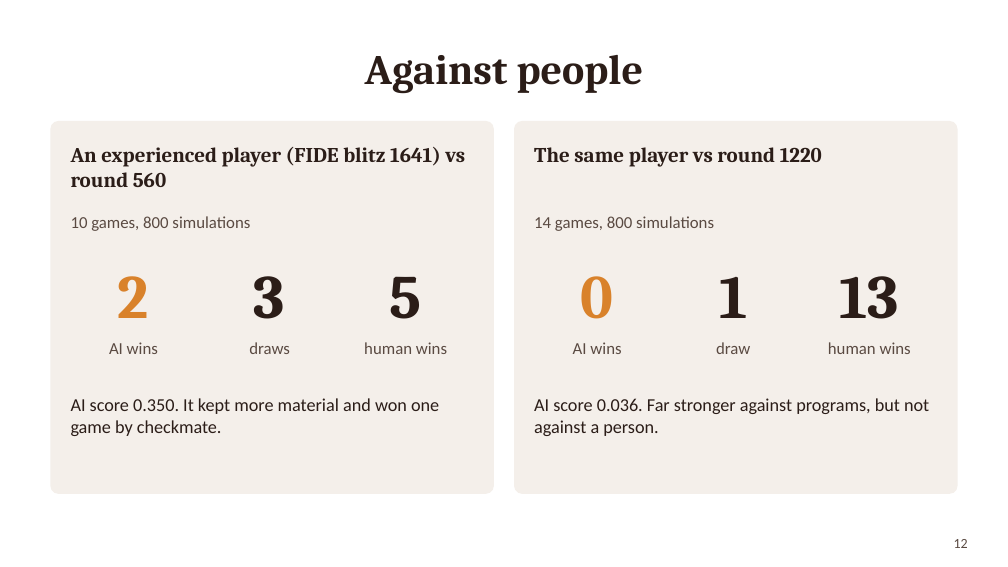
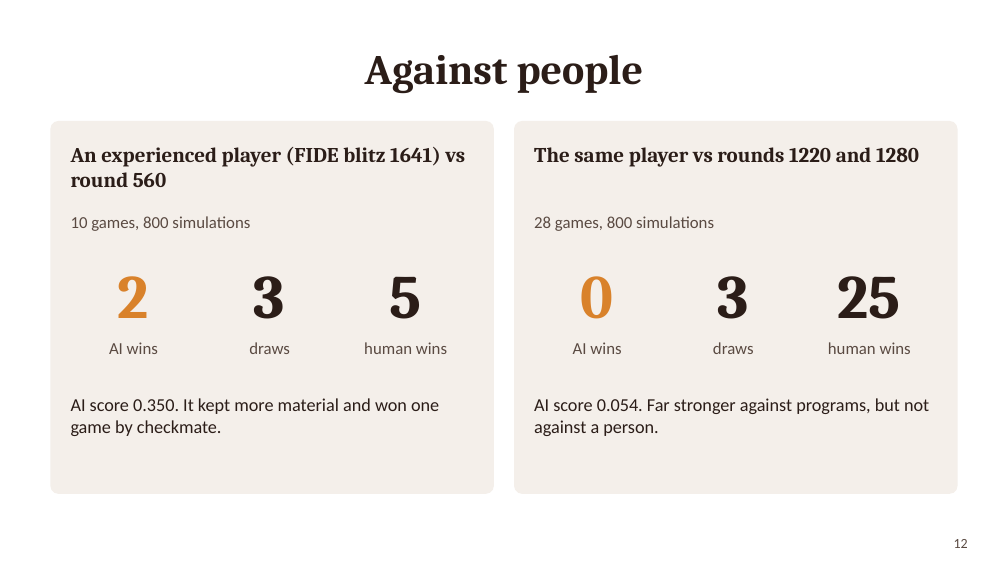
Before and after one commit to f20241463-cmd/CS-F407-chaturanga, a slide deck: slide 12 of report/ChaturangZero_Slides.pptx. Drawn at 1008x567 pixels with LibreOffice and Linux fonts; fonts in the diff are those of the drawing. Boxes give left, top, right and bottom in pixels: in the first picture for what was removed or moved away, otherwise in the second. Text is boxed around its words. In the diff, an @@ line names an element or a change of style, - is before the commit and + after.

```diff
--- a/report/ChaturangZero_Slides.pptx
+++ b/report/ChaturangZero_Slides.pptx
@@ text at (534, 147, 919, 167): text changed @@
-The same player vs round 1220
+The same player vs rounds 1220 and 1280
@@ text at (534, 216, 714, 231): text changed @@
-14 games, 800 simulations
+28 games, 800 simulations
@@ text at (718, 276, 749, 319): text changed @@
-1
+3
@@ text at (838, 276, 901, 319): text changed @@
-13
+25
@@ text at (713, 342, 754, 354): text changed @@
-draw
+draws
@@ text at (534, 398, 929, 436): text changed @@
-AI score 0.036. Far stronger against programs, but not against a person.
+AI score 0.054. Far stronger against programs, but not against a person.
```
Also in this commit, not shown: 11 other files.
